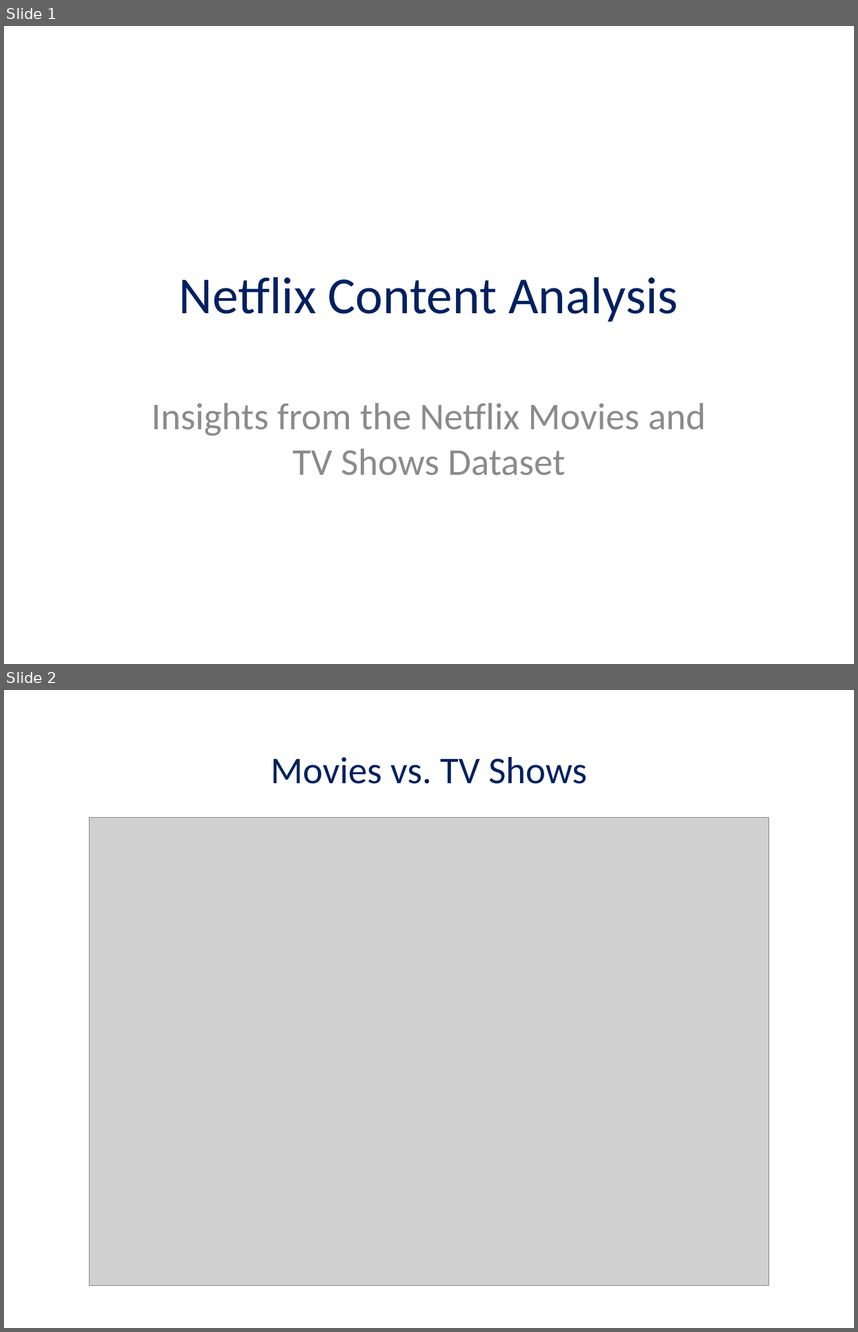
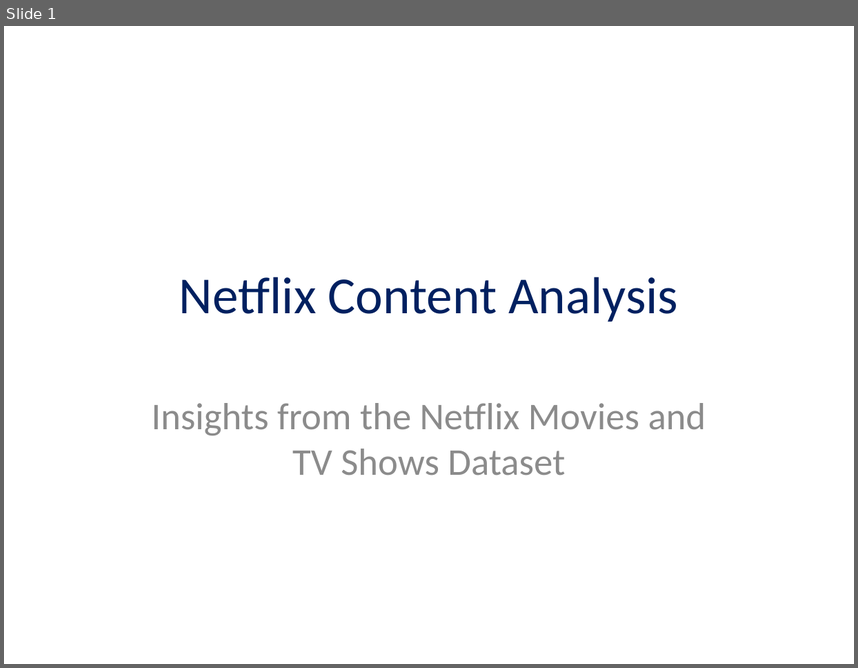
Before and after one commit to gpenessot/Automate-Presentation-Creation-with-Python, a slide deck: Netflix_Content_Analysis.pptx. Shown one above the other, each under a label of ours: slides 1 and 2 before the commit, slide 1 after it. The pictures are 858x1332 and 858x668 pixels, drawn with LibreOffice and Linux fonts; fonts in the diff are those of the drawing; grey boxes stand for pictures. Boxes give left, top, right and bottom in pixels: in the first picture for what was removed or moved away, otherwise in the second. Text is boxed around its words. In the diff, an @@ line names an element or a change of style, - is before the commit and + after.

```diff
--- a/Netflix_Content_Analysis.pptx
+++ b/Netflix_Content_Analysis.pptx
@@ slide 2 removed at [4, 690, 854, 1328], background #FFFFFF @@
@@ title removed at [270, 757, 587, 784] @@
-Movies vs. TV Shows
@@ picture removed at [89, 818, 769, 1285] @@
```
Also in this commit, not shown: 5 slides changed, 2 slides added, 1 other slide removed, 11 other files.
